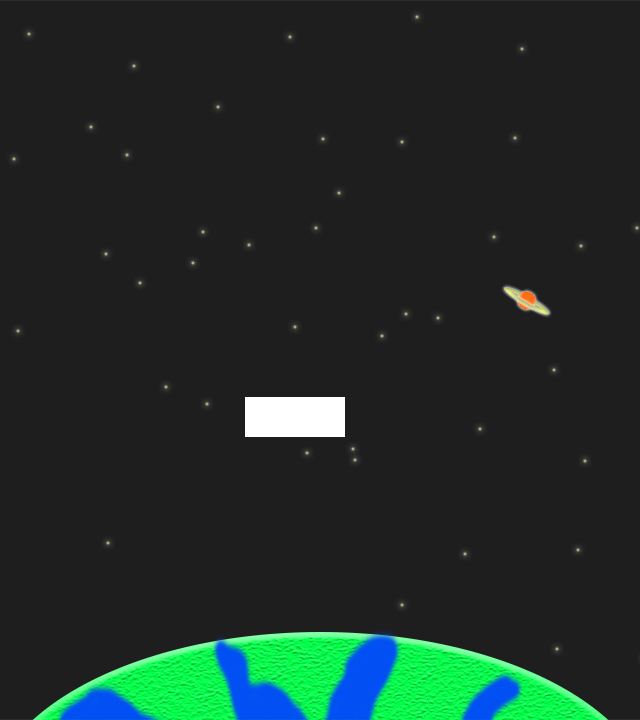
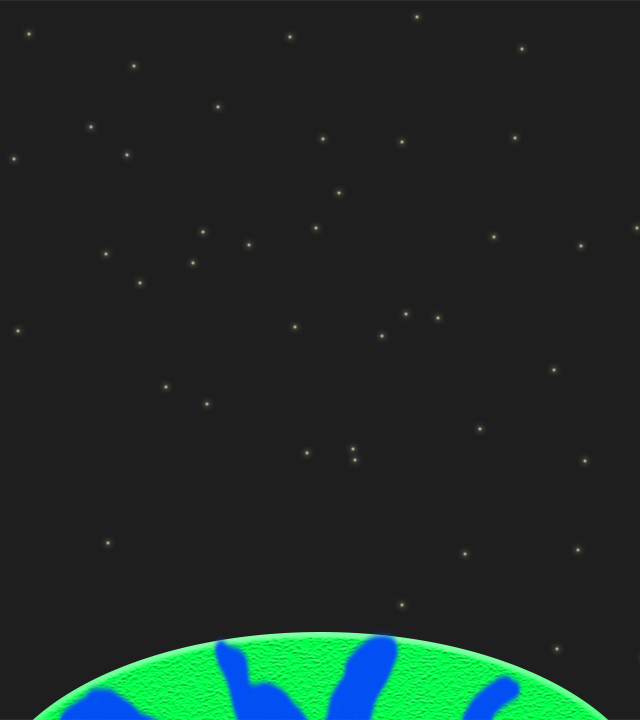
Comparing the layer stacks of the two 640×720 images. Changes:
removed layer "Lager 4" over [245, 397, 345, 437]
hid "Ellips 3" over [500, 284, 553, 318]
renamed "Lager 3 kopiera 3" to "Stars", painted on it over [245, 284, 553, 437]
removed layer "Lager 3 kopiera" over [287, 284, 553, 437]
removed layer "Lager 3" over [245, 397, 345, 437]
hid "Bakgrund" over [245, 284, 553, 437]
